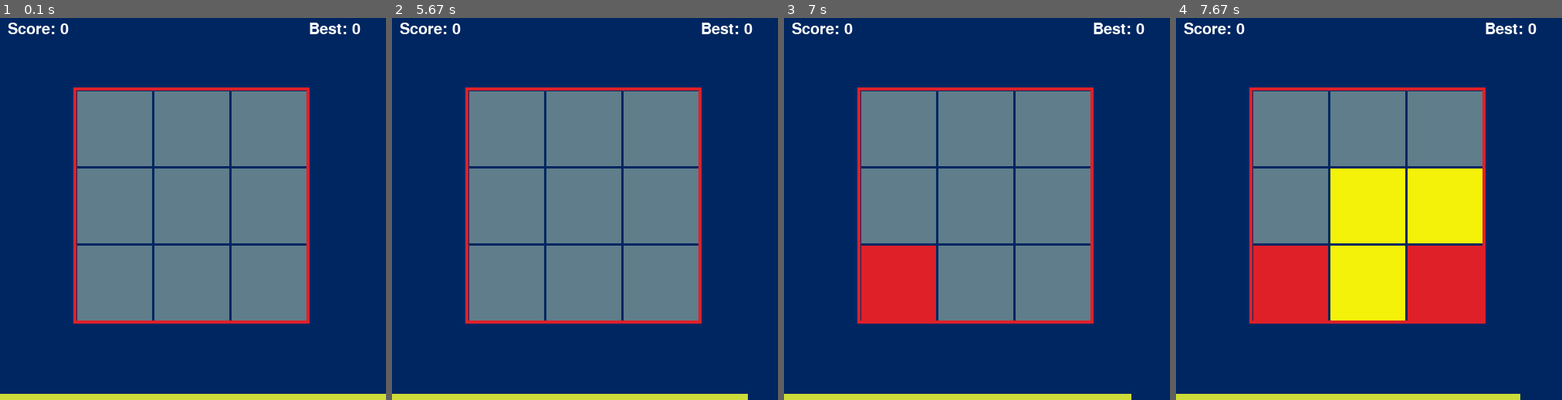
Above: before the commit, frames 1-4 (left to right).
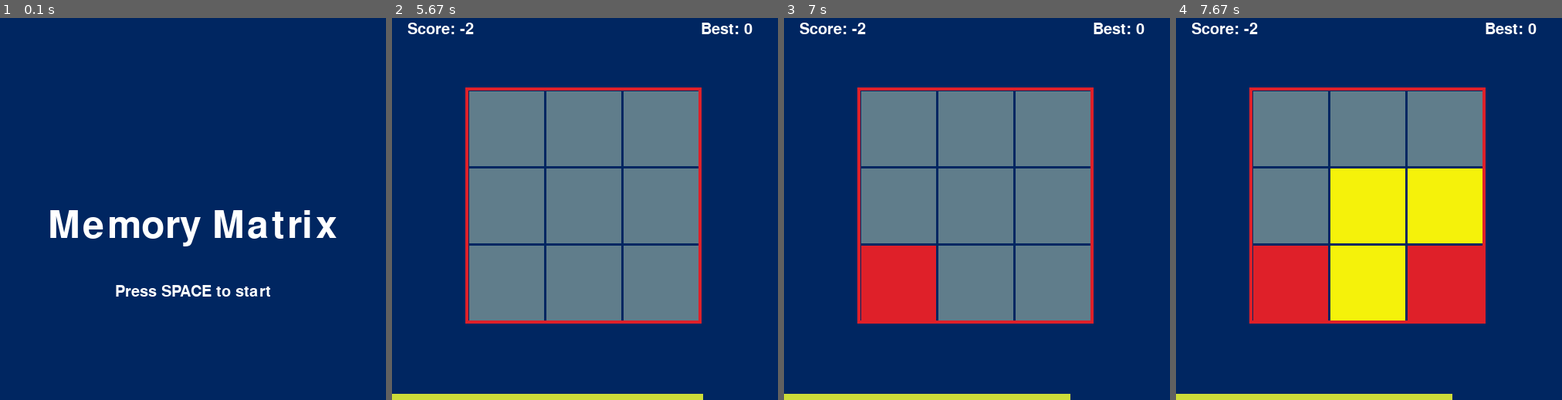
Above: after the commit, the same moments.

Repository: IndieCoderMM/MemoryMatrix-Pygame
Game: pygame game, started from memtrix.py
Two runs of this game, one before a commit and one after it. Both use one fixed random seed, a clock stepped at 60 frames per second and the inputs below.
Inputs (mouse positions are in pixels of both pictures, inside the frame that each line leads up to):
- Up to frame 1 (0.1 s): no input
- Up to frame 2 (5.67 s): tap Space at 0.33 s; move the mouse to (696, 235) at 1.17 s; click (696, 235) at 1.35 s; click (511, 281) at 1.73 s; press the mouse at (507, 128) at 2.03 s; move the mouse to (488, 128) at 2.13 s; release the mouse at (473, 132) at 2.27 s; press the mouse at (507, 128) at 2.37 s; move the mouse to (500, 201) at 2.47 s; release the mouse at (492, 273) at 2.6 s; press the mouse at (507, 205) at 3.7 s; move the mouse to (565, 216) at 3.8 s; release the mouse at (623, 224) at 3.93 s; press the mouse at (507, 205) at 4.43 s; move the mouse to (546, 170) at 4.53 s; move the mouse to (588, 136) at 4.63 s; release the mouse at (588, 136) at 4.67 s; click (476, 201) at 4.78 s
- Up to frame 3 (7 s): press the mouse at (1054, 128) at 6.1 s; move the mouse to (992, 193) at 6.2 s; move the mouse to (934, 262) at 6.3 s; release the mouse at (934, 262) at 6.33 s; press the mouse at (1054, 128) at 6.83 s; move the mouse to (1034, 151) at 6.93 s
- Up to frame 4 (7.67 s): release the mouse at (1403, 170) at 7.07 s; click (1480, 273) at 7.18 s

The runs differ from the first frame. In frame 1, 39% of the frame differs, in the area x 0-100%, y 1-100%; in frame 2, 0.5%; in frame 3, 0.6%; in frame 4, 0.6%.

Commit message:
v1.1 completed

Diff:
--- a/memtrix.py
+++ b/memtrix.py
@@ -7,7 +7,7 @@
 FONTSIZE = 20
 SHOWTIME = 500
 SHRINKAGE = 7
-TIMER = 30
+TIMER = 10
 FPS = 30
 
 WHITE = (255, 255, 255)
@@ -15,91 +15,82 @@
 YELLOW = (245, 242, 10)
 BLUE = (0, 38, 97)
 GREY = (96, 125, 139)
-CYAN = (0, 188, 212)
 LIME = (205, 220, 57)
-
-
 
 pygame.init()
 clock = pygame.time.Clock()
 win = pygame.display.set_mode((WIDTH, HEIGHT))
 pygame.display.set_caption('Memtrix')
-icon = pygame.image.load('icon1.png')
+icon = pygame.image.load('icon.png')
 pygame.display.set_icon(icon)
 
 normal_font = pygame.font.Font('freesansbold.ttf', FONTSIZE)
-big_font = pygame.font.Font('freesansbold.ttf', FONTSIZE+10)
-
-LEVEL = 3
-TILESIZE = 100
-
+big_font = pygame.font.Font('freesansbold.ttf', FONTSIZE+30)
+
+timestamp = {'past':0, 'now':0, 'timer':0}
+timer_paused = True
+timer_up =	False
+
+level = 3
+tile_size = 100
 new_pattern = []
 input_pattern = []
 score = 0
 hi_score = 0
-timestamp = {'past':0, 'now':0, 'timer':0}
-
-timer_paused = True
-timer_up =	False
-
-
 
 def getLeftTop(row, col):
-	left = (TILESIZE * col) + (WIDTH - TILESIZE * LEVEL) // 2
-	top = (TILESIZE * row) + (HEIGHT - TILESIZE * LEVEL) // 2
+	board_size = tile_size * level
+	left = (tile_size * col) + (WIDTH - board_size) // 2
+	top = (tile_size * row) + (HEIGHT - board_size) // 2
 	return left, top
 
 def getClickedTile(x, y):
-	for row in range(LEVEL):
-		for col in range(LEVEL):
+	for row in range(level):
+		for col in range(level):
 			left, top = getLeftTop(row, col)
-			area = pygame.Rect(left, top, TILESIZE, TILESIZE)
+			area = pygame.Rect(left, top, tile_size, tile_size)
 			if area.collidepoint(x, y):
 				return row, col
 	return None, None
 
-def drawText(msg, x, y, large):
-	if large:
-		font = big_font
-	else:
-		font = normal_font
+def drawText(msg, x, y, large=False):
+	font = big_font if large else normal_font
 	text = font.render(msg, True, WHITE)
 	rect = text.get_rect()
+	if x == 'center':
+		x = int(WIDTH/2 - text.get_width()/2)
 	rect.topleft = (x, y)
 	win.blit(text, rect)
 
-def displayScore():
-	drawText(f'Score: {score}', 10, 10, False)
-	drawText(f'Best: {hi_score}', WIDTH-100, 10, False)
-
 def drawBoard():
 	win.fill(BLUE)
-	displayScore()
+	drawText(f'Score: {score}', 20, 10)
+	drawText(f'Best: {hi_score}', WIDTH-100, 10)
 	# Drawing Table
-	for row in range(LEVEL):
-		for col in range(LEVEL):
+	for row in range(level):
+		for col in range(level):
 			left, top = getLeftTop(row, col)
-			pygame.draw.rect(win, GREY, (left, top, TILESIZE-3, TILESIZE-3))
+			pygame.draw.rect(win, GREY, (left, top, tile_size - 3, tile_size - 3))
 	# Drawing border
+	board_size = tile_size * level
 	left, top = getLeftTop(0, 0)
-	pygame.draw.rect(win, RED, (left-5, top-5, TILESIZE*LEVEL+6, TILESIZE*LEVEL+6), 4)
-
+	pygame.draw.rect(win, RED, (left-5, top-5, board_size+6, board_size+6), 4)
 	# Drawing timer
-	pygame.draw.rect(win, LIME, (0, HEIGHT-8, int(WIDTH*(1-(timestamp['timer']/TIMER))), 8))
-
+	time_ratio = timestamp['timer'] / TIMER		# e.g. if 30 / 60, length will be half of screen
+	pygame.draw.rect(win, LIME, (0, HEIGHT-8, int(WIDTH*(1-time_ratio)), 8))
 
 def generatePattern():
 	pattern = []
-	while len(pattern) < LEVEL:
-		rand_row = random.randrange(LEVEL)
-		rand_col = random.randrange(LEVEL)
-		if (rand_row, rand_col) not in pattern:
-			pattern.append((rand_row, rand_col))
+	while len(pattern) < level:
+		rand_row = random.randrange(level)
+		rand_col = random.randrange(level)
+		if (rand_row, rand_col) in pattern:	continue
+		pattern.append((rand_row, rand_col))
 	return pattern
 
 def lightUp(row, col, color):
 	left, top = getLeftTop(row, col)
-	surface = pygame.Surface((TILESIZE-3, TILESIZE-3))
+	surface = pygame.Surface((tile_size - 3, tile_size - 3))
 	surface.fill(color)
 	win.blit(surface, (left, top))
 
@@ -110,27 +101,42 @@
 		timestamp['timer'] += (timestamp['now'] - timestamp['past'])
 		timestamp['past'] = timestamp['now']
 
+def gameOver():
+	win.fill(RED)
+	drawText("Time's Up!", 'center', 50, True)
+	drawText(f'Score: {score}', 'center', 150, True)
+	drawText(f'Best: {hi_score}', 'center', 250, True)
+	drawText('Press SPACE to play again', 'center', 350)
+	pygame.display.update()
+
+def startScreen():
+	win.fill(BLUE)
+	drawText('Memory Matrix', 'center', HEIGHT//2, True)
+	drawText("Press SPACE to start", 'center', 350)
+	pygame.display.update()
+
 running = True
+started = False
 waiting_input = False
 
+
+# Main Loop
 while running:
-	startTimer()
-	drawBoard()
-
-
+	# Checking inputs
 	for event in pygame.event.get():
 		if event.type == pygame.QUIT:
 			running = False
-		# Restart if game is over
+		# Restart if times up
 		if event.type == pygame.KEYUP:
 			if event.key == pygame.K_SPACE:
+				if not started: started = True
 				if timer_up:
 					timer_up = False
 					waiting_input = False
 					score = 0
-					LEVEL = 3
-					TILESIZE = 100
-					timestamp = {'past':0, 'now':0, 'timer':0}
+					level = 3
+					tile_size = 100
+					timestamp = {key:0 for key in timestamp.keys()}
 					new_pattern = []
 					input_pattern = []
 					drawBoard()
@@ -142,17 +148,26 @@
 				if (row, col) not in input_pattern:
 					input_pattern.append((row, col))
 
-	if timestamp['timer'] > TIMER:	timer_up = True
+	if not started:
+		startScreen()
+		continue
+
+	startTimer()
+	drawBoard()
+
+	if timestamp['timer'] > TIMER:
+		timer_up = True
+		gameOver()
 
 	if waiting_input and not timer_up:
-		# Display tiles whether right or wrong
+		# Displaying tiles with color according to right/wrong
 		for (row, col) in input_pattern:
 			if (row, col) in new_pattern:
 				lightUp(row, col, YELLOW)
 			else:
 				lightUp(row, col, RED)
 		pygame.display.update()
-
+		# Checking numbers of input
 		if len(input_pattern) == len(new_pattern):
 			waiting_input = False
 			timer_paused = True
@@ -161,26 +176,27 @@
 				lightUp(row, col, YELLOW)
 			pygame.display.update()
 			pygame.time.wait(SHOWTIME)
-			# Check if patterns are match
+			# Checking patterns
 			if sorted(input_pattern) == sorted(new_pattern):
-				score += (LEVEL - 2)
+				score += (level - 2)
 				if score > hi_score:
 					hi_score = score
-
-				if LEVEL < 6:
-					LEVEL += 1
-					TILESIZE = int(TILESIZE - TILESIZE / SHRINKAGE)
+				if level < 6:
+					level += 1
+					tile_size = int(tile_size - tile_size / SHRINKAGE)
+			# Back to previous level if wrong pattern
 			else:
-				if LEVEL > 3:
-					LEVEL -= 1
-					TILESIZE = int(TILESIZE + TILESIZE / SHRINKAGE)
-
+				score -= 1
+				if level > 3:
+					level -= 1
+					tile_size = int(tile_size + tile_size / SHRINKAGE)
+
+	# if not waiting then display new pattern
 	elif not waiting_input and not timer_up:
-		waiting_input = True
 		timer_paused = True
 		new_pattern = []
 		input_pattern = []
-
+		# Displaying empty board
 		pygame.display.update()
 		pygame.time.wait(SHOWTIME)
 		# Display the new pattern
@@ -190,15 +206,10 @@
 		pygame.display.update()
 		pygame.time.wait(SHOWTIME)
 
+		waiting_input = True
 		timer_paused = False
 		timestamp['past'] = time.time()
 
-		# 	if LEVEL > 3:
-		# 		LEVEL -= 1
-
-		# timer_paused = False
-		# timestamp['past'] = time.time()
-
 	pygame.display.update()
 	clock.tick(FPS)
 
